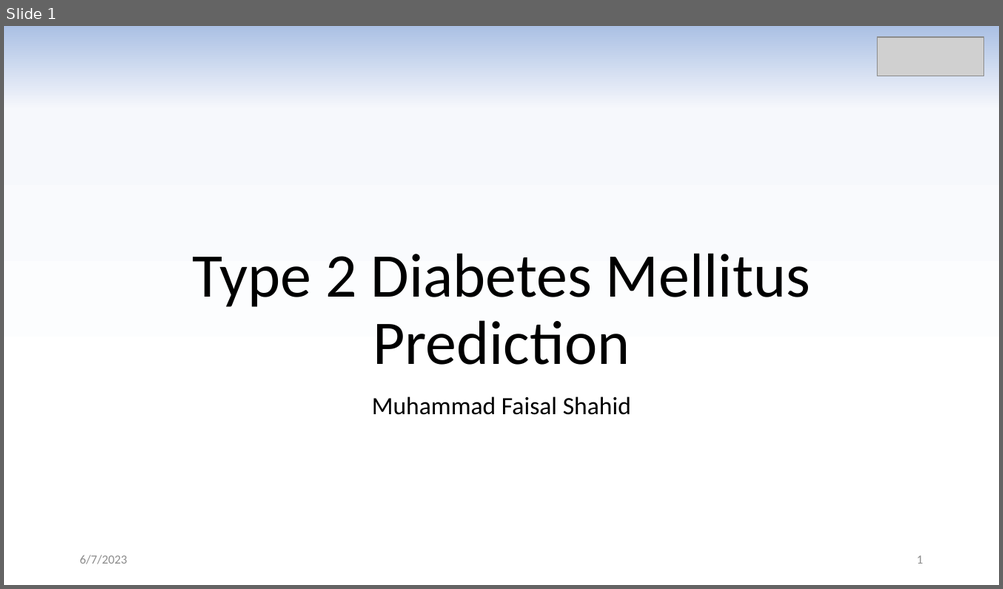
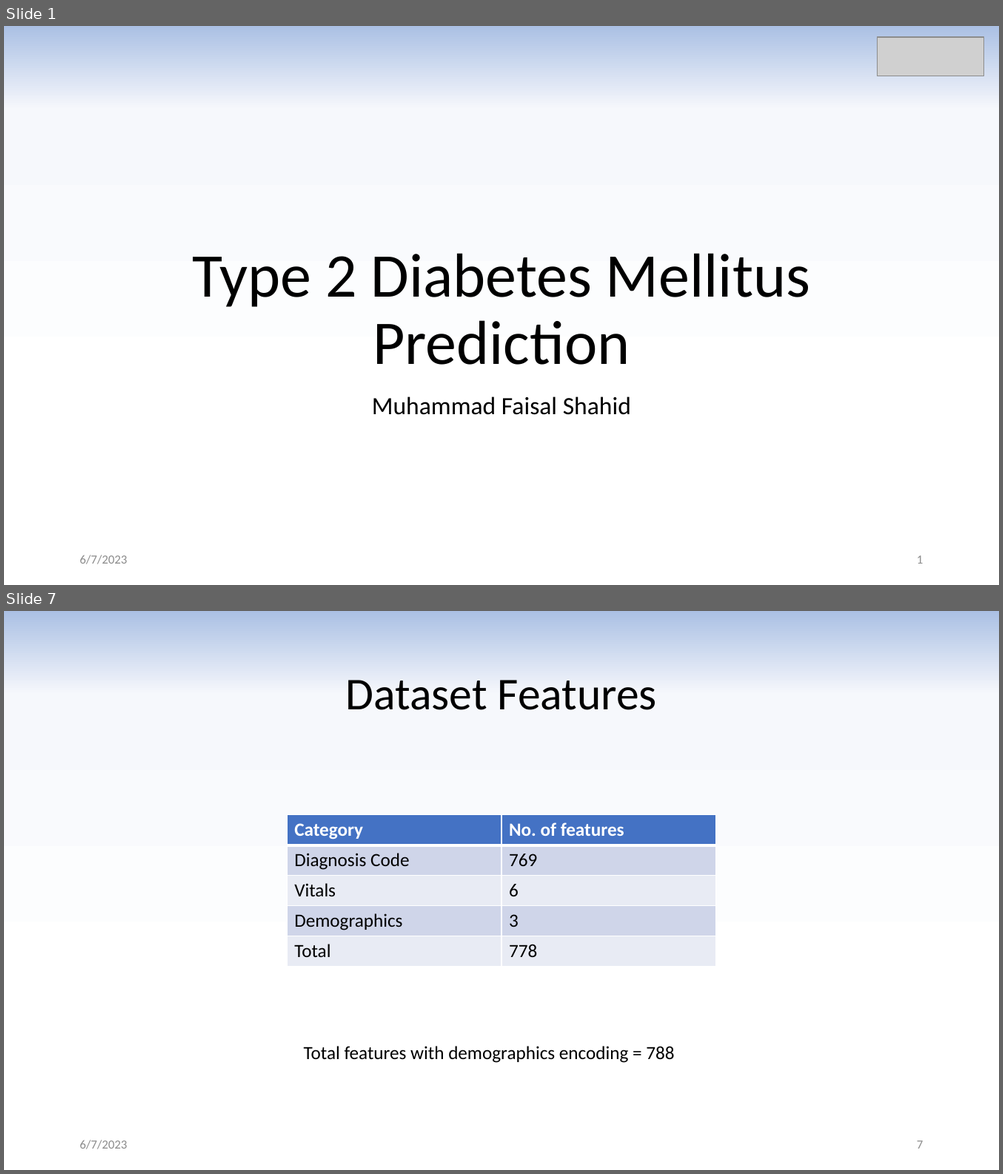
Before and after one commit to m-faisalshahid/AI, a slide deck: Diabetes Type 2 Prediction.pptx. Shown one above the other, each under a label of ours: slide 1 before the commit, slides 1 and 7 after it; the slides between them are not shown. The pictures are 1003x589 and 1003x1174 pixels, drawn with LibreOffice and Linux fonts; fonts in the diff are those of the drawing; grey boxes stand for pictures. Boxes give left, top, right and bottom in pixels: in the first picture for what was removed or moved away, otherwise in the second. Text is boxed around its words. In the diff, an @@ line names an element or a change of style, - is before the commit and + after.

```diff
--- a/Diabetes Type 2 Prediction.pptx
+++ b/Diabetes Type 2 Prediction.pptx
@@ slide 7 added at (x1=4, y1=611, x2=999, y2=1170), background gradient #ABC0E4 to #F6F8FC to #FFFFFF @@
@@ title added at (x1=345, y1=680, x2=657, y2=710), 44 pt, text #000000 @@
+Dataset Features
@@ table added at (x1=287, y1=815, x2=717, y2=967), 5 rows, 2 columns @@
+Category | No. of features
+Diagnosis Code | 769
+Vitals | 6
+Demographics | 3
+Total | 778
@@ text added at (x1=304, y1=1046, x2=674, y2=1063), 18 pt, text #000000 @@
+Total features with demographics encoding = 788
@@ text added at (x1=79, y1=1140, x2=127, y2=1150), 12 pt, text #8C8C8C @@
+6/7/2023
@@ page number added at (x1=916, y1=1141, x2=922, y2=1149), 12 pt, text #8C8C8C @@
+7
```
Also in this commit, not shown: 9 slides changed, 8 other slides added, 1 slide removed.
